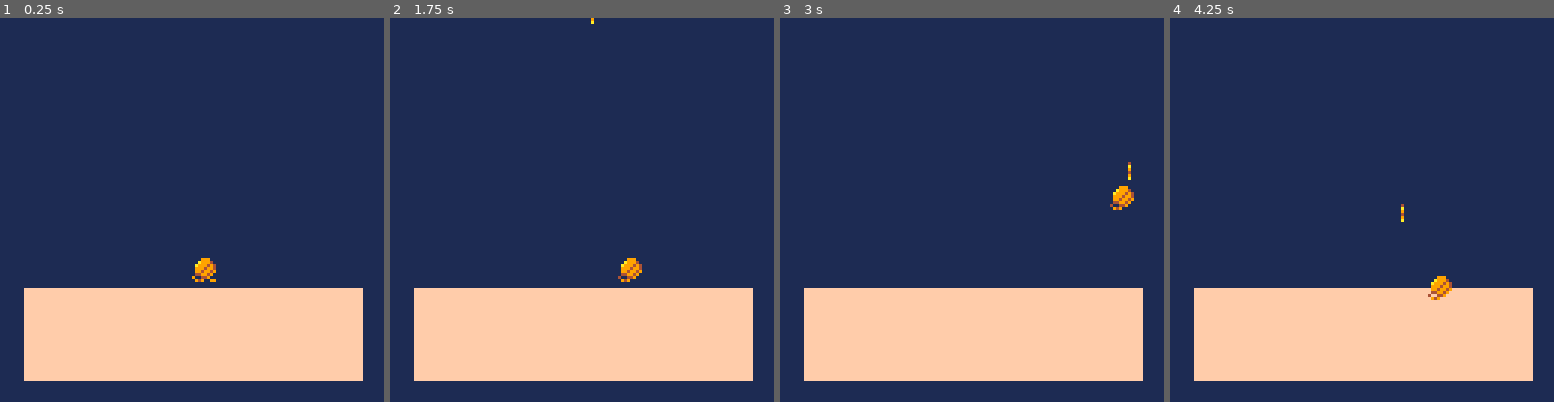
Above: before the commit, frames 1-4 (left to right).
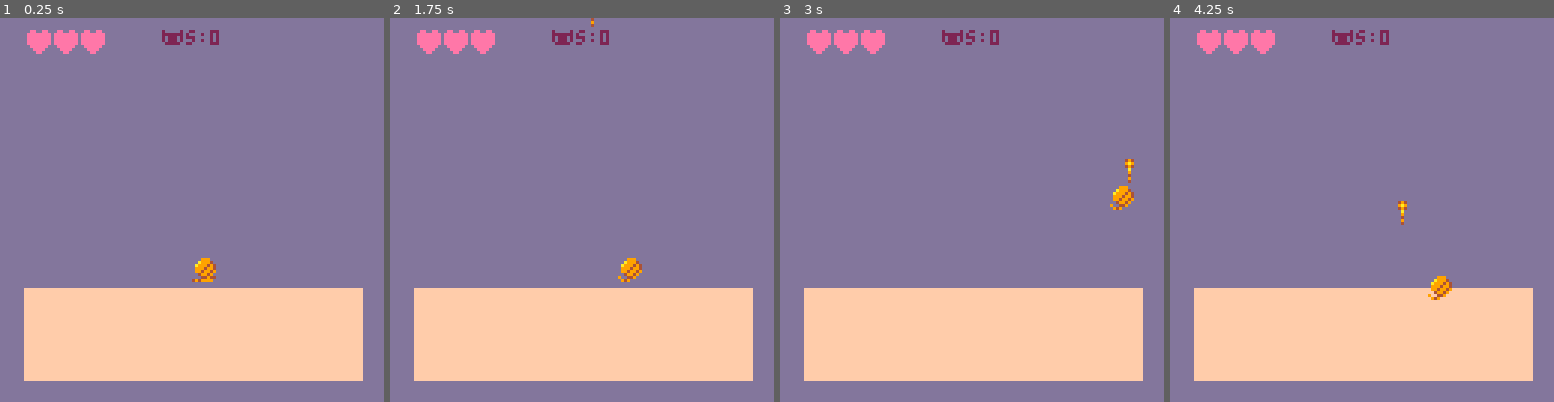
Above: after the commit, the same moments.

Repository: maleker86/LazyGameDev-Shooter
Game: PICO-8 cartridge yarn.p8
The game is run twice, just before and just after one commit, with the same random seed, the same clock (stepped at 60 frames per second) and the same inputs.
Inputs:
- Up to frame 1 (0.25 s): no input
- Up to frame 2 (1.75 s): tap X (X key) at 0.33, 1.07 s; hold Right from 1.6 s (still down)
- Up to frame 3 (3 s): tap X (X key) at 1.85, 2.97 s; release Right at 2.1 s; hold Up 2.15-2.42 s; hold Right from 2.47 s (still down)
- Up to frame 4 (4.25 s): release Right at 3.03 s; hold Left 3.08-3.58 s; hold Down 3.63-3.97 s; hold Right from 4.02 s (still down); tap X (X key) at 4.08 s

The runs differ from the first frame. In frame 1, 78% of the frame differs, in the area x 0-100%, y 0-100%; in frame 2, 78%; in frame 3, 78%; in frame 4, 78%.

Commit message:
added score and life ui

Diff:
--- a/yarn.p8
+++ b/yarn.p8
@@ -3,9 +3,12 @@
 __lua__
 function _init()
 -- clear screen
- cls(1)
+ cls()
 
  -- variables
+ score=0
+ lives=3
+
  shipspr = 1
 
  shipx = 64
@@ -31,16 +34,20 @@
 end
 
 function _update()
+ shipspr=1
+ shipspdx=0
+ shipspdy=0
+
 -- controls
  if btn(➡️) then
   shipx+=speed
   shipspr = 18
-	elseif btn(⬅️) then
+ end
+
+	if btn(⬅️) then
   shipx-=speed
   shipspr = 19
- else
-  shipspr = 1
-	end
+ end
 
  if btn(⬆️) then
   shipy-=speed
@@ -51,13 +58,12 @@
 	end
 
  if btnp(❎) then
-  print("░")
   sfx(0)
   bulletx=shipx
   bullety=shipy-bullspeed
 	end
 
--- moving the ship
+-- move the ship
  shipx=shipx+shipspdx
  shipy=shipy+shipspdy
 
@@ -78,13 +84,26 @@
 end
 
 function _draw()
- cls(1)
+ cls(13)
 -- spr(0,y1)
+
  rectfill(box1x,box1y,box2x,box2y,15)
 	spr(shipspr,shipx,shipy)
 	spr(2,bulletx,bullety)
 	--spr(6,box1x+10,box2y-10)
 --	circ(25,25,50,)
+
+ for i=1,lives+1 do
+  if lives>=i then
+   spr(20,i*9,4)
+  --else
+  -- spr(21,i*9,4)
+  end
+
+ end
+
+
+ print("🐱s:"..score,54,4,2)
 
 end
 
@@ -145,6 +164,6 @@
 
 
 __map__
-0000000000000000000000002600000000000000000000000000000000000000000000000000000000000000000000000000000000000000000000000000000000000000000000000000000000000000000000000000000000000000000000000000000000000000000000000000000000000000000000000000000000000000
+0000000000000000000000292600000000000000000000000000000000000000000000000000000000000000000000000000000000000000000000000000000000000000000000000000000000000000000000000000000000000000000000000000000000000000000000000000000000000000000000000000000000000000
 
 
Not shown, changed: 23 lines of the sprite sheet (__gfx__) section of yarn.p8
